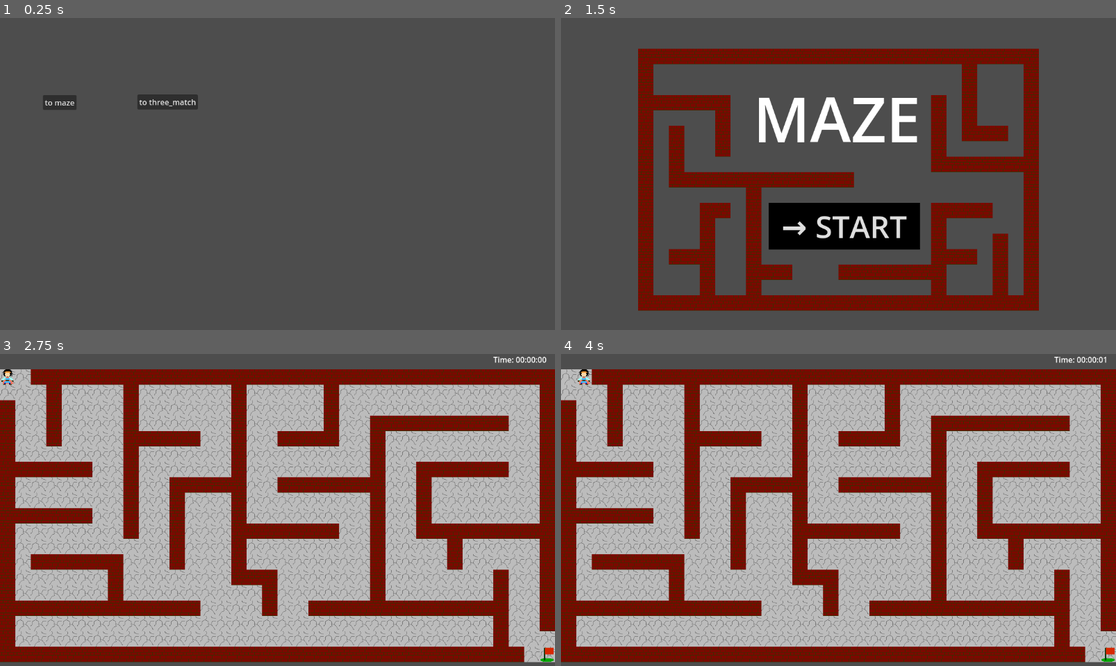
Above: before the commit, frames 1-4 (two rows, left to right).
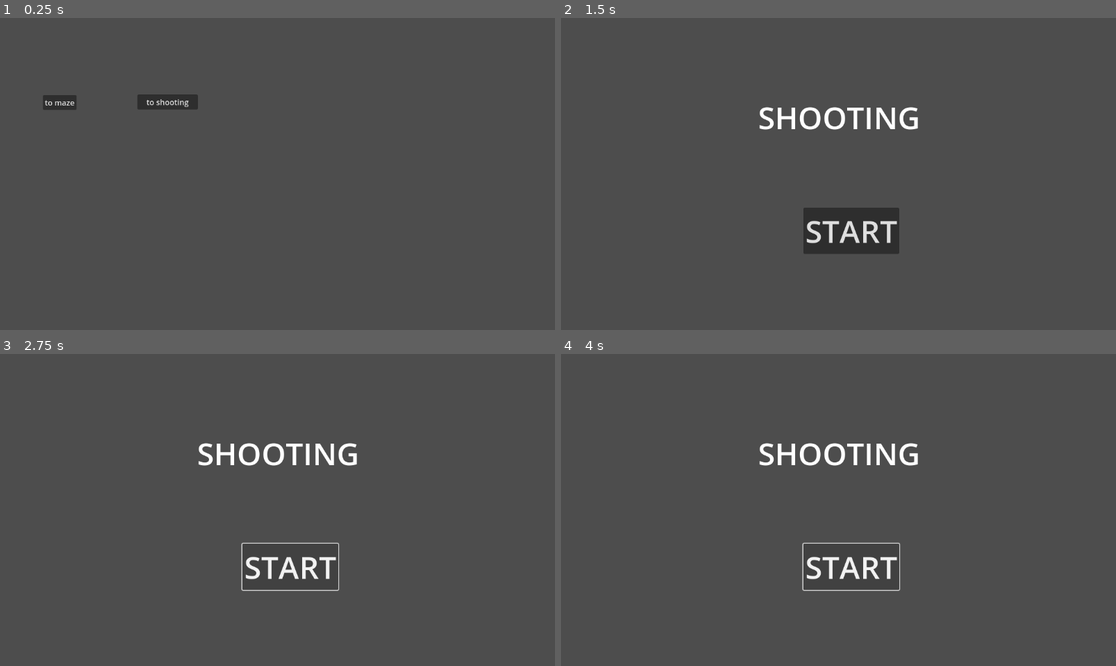
Above: after the commit, the same moments.

Repository: mjXmsdgh/game_gallery
Game: Godot game, scene res://main/main.tscn
Same seed, same stepped clock (60 frames per second), same inputs: the game is played once before the commit and once after it.
Inputs (mouse positions are in pixels of both pictures, inside the frame that each line leads up to):
- Up to frame 1 (0.25 s): no input
- Up to frame 2 (1.5 s): click "to three_match" (after the commit: "to shooting") at 0.5 s; click (622, 102) at 1.25 s, where only the run before the commit has a clickable "to maze"
- Up to frame 3 (2.75 s): click "→ START" (after the commit: "START") at 2 s
- Up to frame 4 (4 s): click (849, 566) at 2.75 s, where only the run after the commit has a clickable "START"; tap Enter at 3.5 s; hold Right (ui_right) from 3.53 s (still down)

The runs differ from the first frame. In frame 1, 0.1% of the frame differs, in the area x 25-36%, y 26-29%; in frame 2, 29%; in frame 3, 94%, in the area x 0-100%, y 0-99%; in frame 4, 94%.

Commit message:
change name

Diff:
--- a/main/main.tscn
+++ b/main/main.tscn
@@ -1,6 +1,6 @@
 [gd_scene load_steps=3 format=3 uid="uid://m56kp0wew0pd"]
 
-[ext_resource type="Script" path="res://main/button_three_match.gd" id="1_b0kw8"]
+[ext_resource type="Script" path="res://main/button_shooting.gd" id="1_b0kw8"]
 [ext_resource type="Script" path="res://main/button_to_maze.gd" id="2_03fhe"]
 
 [node name="main" type="Node2D"]
@@ -10,10 +10,10 @@
 offset_top = 159.0
 offset_right = 411.0
 offset_bottom = 190.0
-text = "to three_match"
+text = "to shooting"
 script = ExtResource("1_b0kw8")
 
-[node name="Button_to_maze" type="Button" parent="."]
+[node name="Button_to_shooting" type="Button" parent="."]
 offset_left = 89.0
 offset_top = 160.0
 offset_right = 159.0
